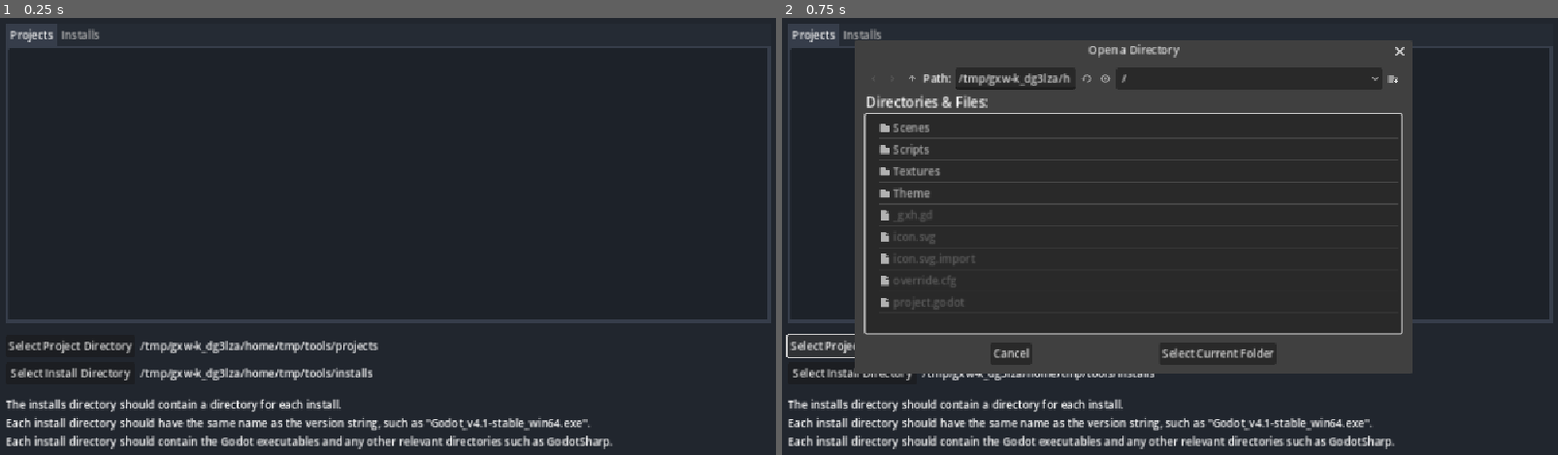
Above: before the commit, frames 1-2 (left to right).
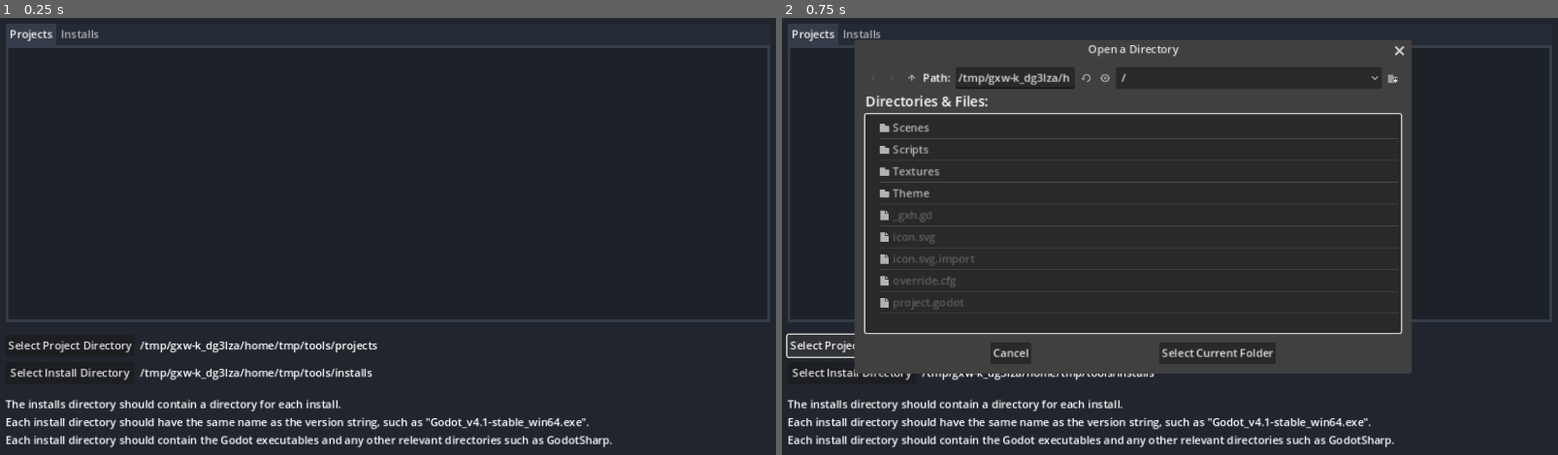
Above: after the commit, the same moments.

Repository: tom-schultz/Godot-Launcher
Game: Godot game, scene res://Scenes/godot_launcher.tscn
Two runs of this game, one before a commit and one after it. Both use one fixed random seed, a clock stepped at 60 frames per second and the inputs below.
Inputs:
- Up to frame 1 (0.25 s): no input
- Up to frame 2 (0.75 s): click "Select Project Directory" at 0.5 s

The runs differ from the first frame. In frame 1, 4.1% of the frame differs, in the area x 0-100%, y 2-99%; in frame 2, 5.1%.

Commit message:
removed 3.x support, temporarily changed resolution thing back.

Diff:
--- a/Scripts/godot_launcher.gd
+++ b/Scripts/godot_launcher.gd
@@ -15,10 +15,10 @@
 	_build_project_controls()
 	_build_install_controls()
 
-	var window = get_window()
-	var size = DisplayServer.screen_get_size()
-	window.size = 0.75 * size
-	window.position = size * 0.125
+#	var window = get_window()
+#	var size = DisplayServer.screen_get_size()
+#	window.size = 0.75 * size
+#	window.position = size * 0.125
 
 
 func _build_lock(lock_path : String, project_dir: String, maj_minor : String):
@@ -70,6 +70,9 @@
 		var godot_version = null
 		var maj_minor = _get_maj_minor(project_file_path)
 
+		if maj_minor == null:
+			continue
+
 		if not FileAccess.file_exists(project_file_path):
 			continue
 
@@ -92,6 +95,9 @@
 
 	var features = config_file.get_value("application", "config/features")
 	var maj_minor_ver = null
+
+	if features == null:
+		return null
 
 	# Brittle, we'll fix this when it breaks
 	# Ideally I submit a PR to Godot creating a less brittle configuration
